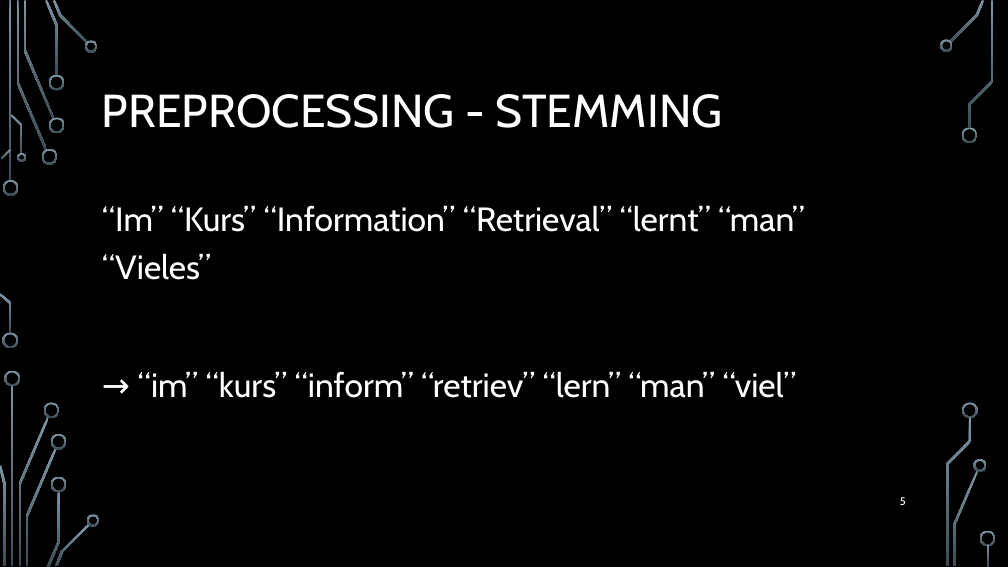
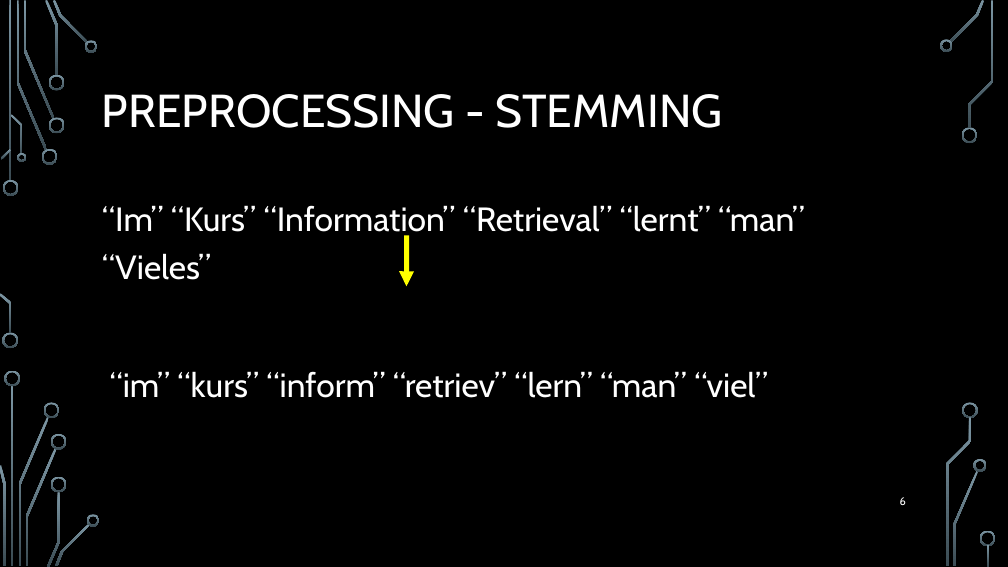
Before and after one commit to TPrime001/Grundgesetz, a slide deck: slide 6 of pres/Information Retrieval.pptx (slide 5 before the commit). Drawn at 1008x567 pixels with LibreOffice and Linux fonts; fonts in the diff are those of the drawing; background and template pictures are left out. Boxes give left, top, right and bottom in pixels: in the first picture for what was removed or moved away, otherwise in the second. Text is boxed around its words. In the diff, an @@ line names an element or a change of style, - is before the commit and + after.

```diff
--- a/pres/Information Retrieval.pptx
+++ b/pres/Information Retrieval.pptx
@@ arrow added from (407, 235) to (407, 287), #FFFF00 4.75 pt @@
@@ text at [110, 371, 768, 398]: text changed @@
-→ “im” “kurs” “inform” “retriev” “lern” “man” “viel”
+“im” “kurs” “inform” “retriev” “lern” “man” “viel”
@@ page number at [900, 497, 906, 505]: text changed @@
-5
+6
```
Also in this commit, not shown: 5 other slides changed, 7 slides added, 2 slides removed, 1 other file.
